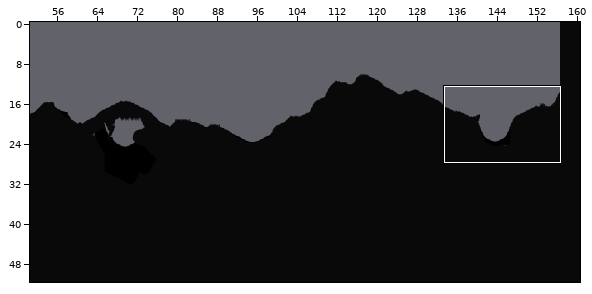
A Tiled map (JSON) gets an edit: res/tilemaps/water_level_.json. The picture above shows the old version from afar; the outline marks the close-up.
Close-up. As it was:
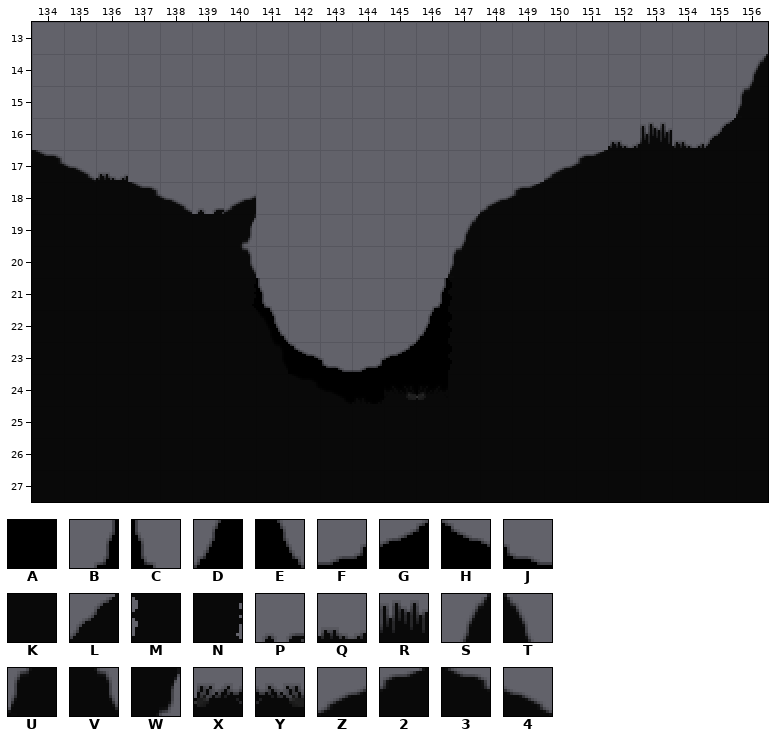
Cells are 16x16 px. Shown: x 134..156, y 13..27. The commit also changed other parts of the map, which this record leaves out.
Key: from "gray_square": A 0, B 14, C 15, D 16, E 17, F 20, G 21, H 24, J 25; from "mininicular": K 0, L 6, M 12, N 17, P 23, Q 26, R 37, S 38, T 39, U 42, V 43, W 45, X 46, Y 51, Z 52, 2 53, 3 60, 4 61.
_ is an empty cell, # one hidden under a higher layer.
Layer "1" before, first column x 134:
13 _______________________
14 _______________________
15 _______________________
16 _______________________
17 _______________________
18 _______________________
19 _______________________
20 _______________________
21 ______AC____BA_________
22 _______E____DA_________
23 _______AHJFGAA_________
24 _______#AAAAA#_________
25 _______________________
26 _______________________
27 _______________________
Layer "0" before, first column x 134:
13 _______________________
14 ______________________S
15 ______________________U
16 __________________QRQLK
17 34Q_____________Z2KKKKK
18 KKK34PZ_______Z2KKKKKKK
19 KKKKKKW______SKKKKKKKKK
20 KKKKKKV______UKKKKKKKKK
21 KKKKKKN______MKKKKKKKKK
22 KKKKKKKT_____MKKKKKKKKK
23 KKKKKKKV_____MKKKKKKKKK
24 KKKKKKKK34QYXKKKKKKKKKK
25 KKKKKKKKKKKKKKKKKKKKKKK
26 KKKKKKKKKKKKKKKKKKKKKKK
27 KKKKKKKKKKKKKKKKKKKKKKK
The same view after the edit:
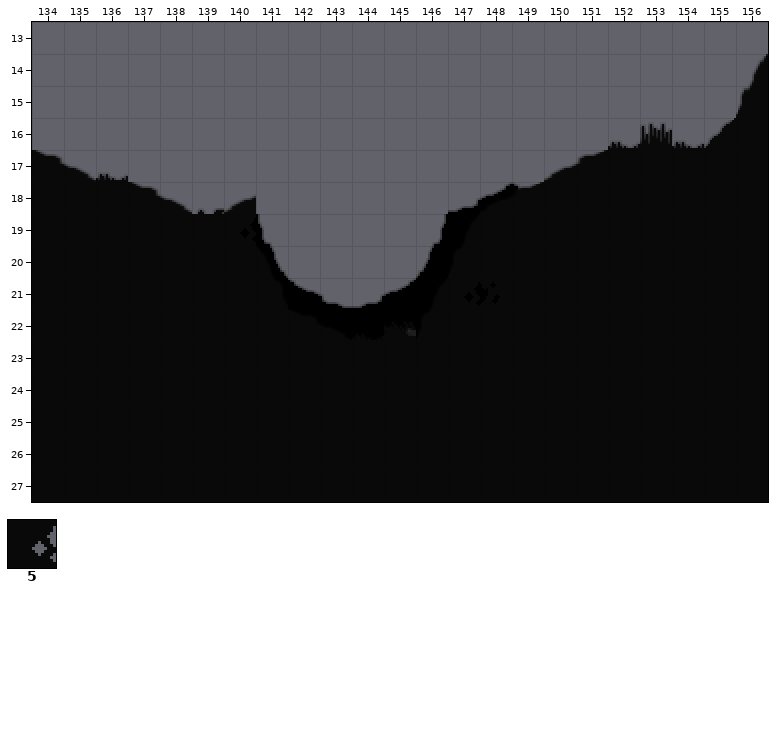
Further tiles: from "mininicular": 5 21.
Difference:
Changed rows in their new state; . is an unchanged cell.
Layer "1":
first column x 140:
18 .......FGH
19 AC....BA..
20 .E....DA..
21 .AHJFGA...
22 .#AAAAA...
23 ..____....
24 .....__...
Layer "0":
first column x 140:
19 5......
20 KT.....
21 .V....S
22 .K34QYU
23 ..KKKK.
24 .....KK
Boxes around the changes in both close-ups, in picture pixels (x1, y1, x2, y2):
changed: (240, 182, 520, 404)
